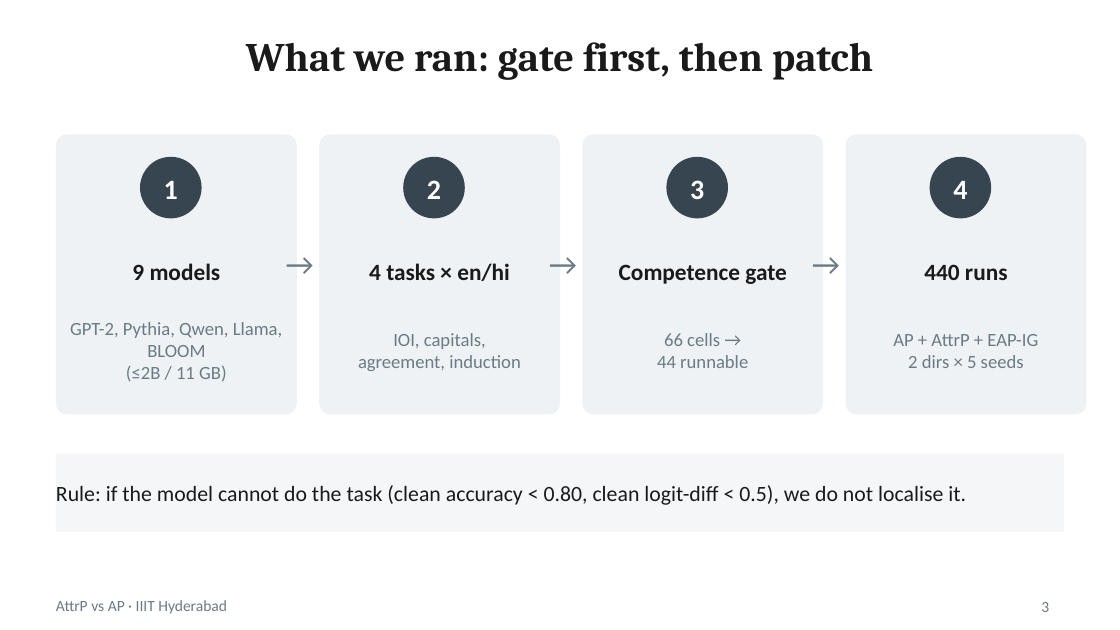
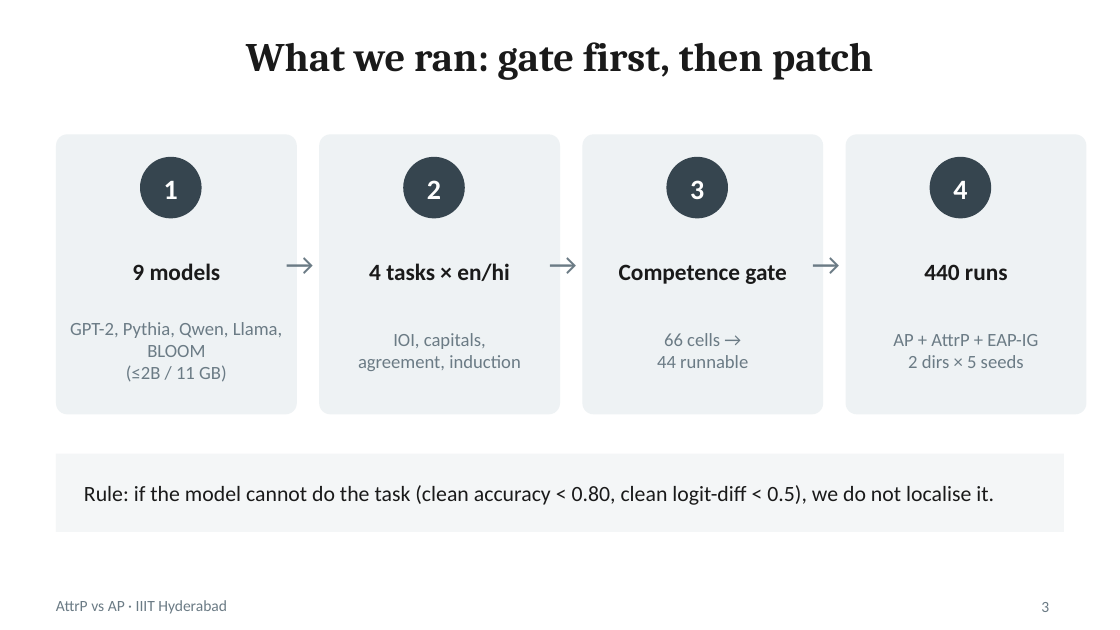
Before and after one commit to hrishirajmitra/attrp-ap-hindi, a slide deck: slide 3 of slides/results/results_deck.pptx. Drawn at 1120x630 pixels with LibreOffice and Linux fonts; fonts in the diff are those of the drawing. Boxes give left, top, right and bottom in pixels: in the first picture for what was removed or moved away, otherwise in the second. Text is boxed around its words. In the diff, an @@ line names an element or a change of style, - is before the commit and + after.

```diff
--- a/slides/results/results_deck.pptx
+++ b/slides/results/results_deck.pptx
@@ text in rectangle at [56, 485, 966, 505]: text removed @@
-Rule: if the model cannot do the task (clean accuracy < 0.80, clean logit-diff < 0.5), we do not localise it.
@@ text added at [84, 485, 994, 505], 14 pt, text #1A1A1A @@
+Rule: if the model cannot do the task (clean accuracy < 0.80, clean logit-diff < 0.5), we do not localise it.
```
Also in this commit, not shown: 6 other slides changed, 6 other files.
